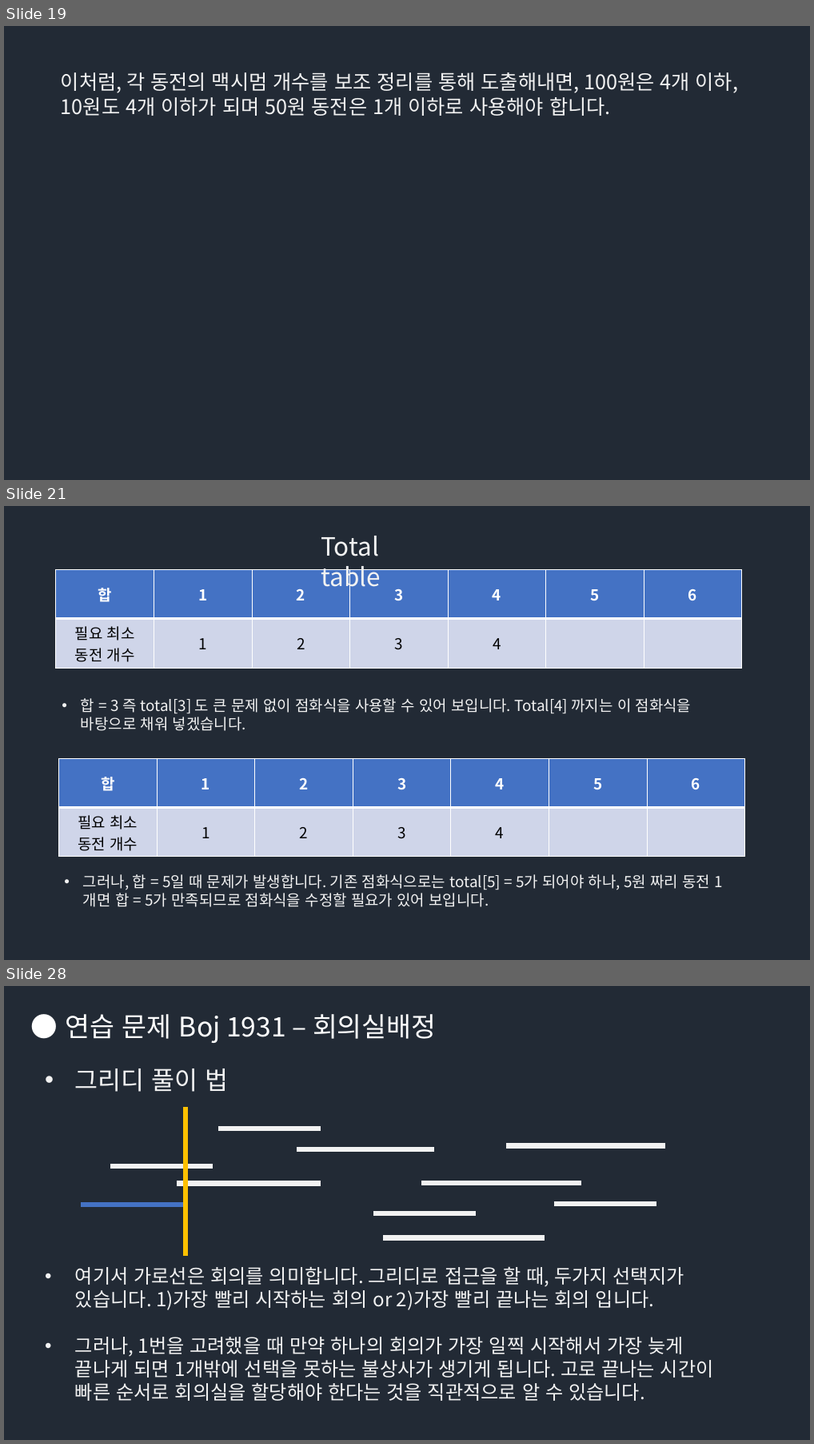
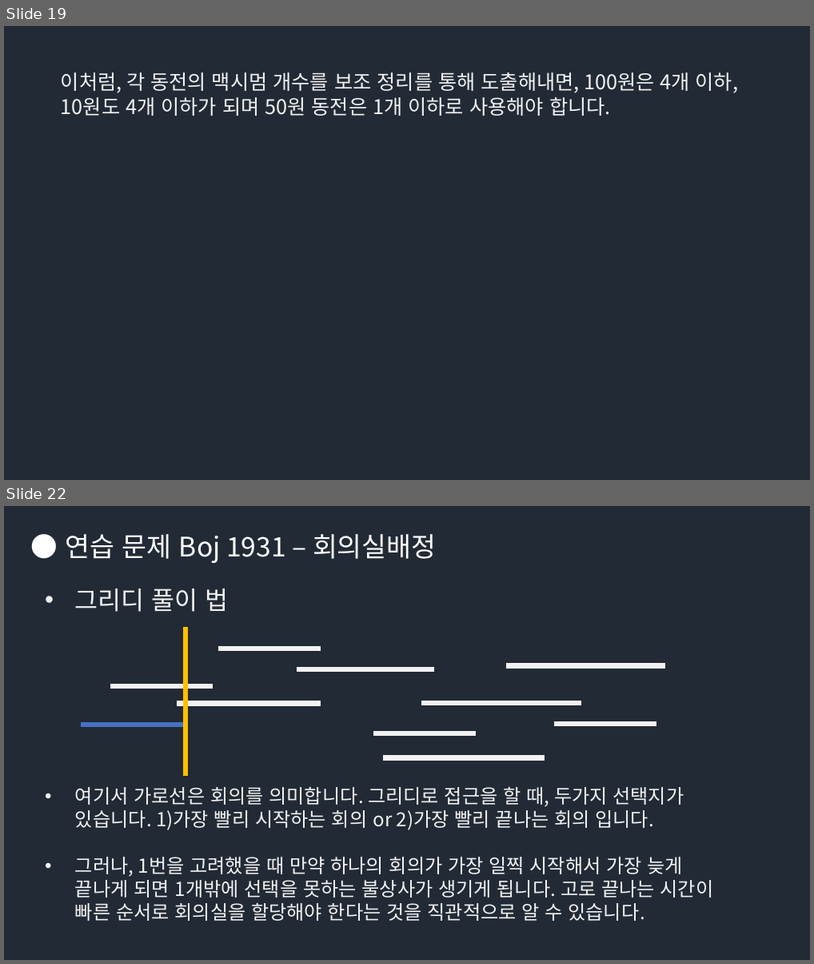
Before and after one commit to Groot-Space/Groot-space.github.io, a slide deck: assets/images/그리디/그리디.pptx. Shown one above the other, each under a label of ours: slides 19, 21 and 28 before the commit, slides 19 and 22 after it; the slides between them are not shown. The pictures are 814x1444 and 814x964 pixels, drawn with LibreOffice and Linux fonts; fonts in the diff are those of the drawing. Boxes give left, top, right and bottom in pixels: in the first picture for what was removed or moved away, otherwise in the second. Text is boxed around its words. In the diff, an @@ line names an element or a change of style, - is before the commit and + after.

```diff
--- a/assets/images/그리디/그리디.pptx
+++ b/assets/images/그리디/그리디.pptx
@@ slide 21 removed at bbox=[4, 506, 810, 960], background #222A35 @@
@@ text removed at bbox=[321, 536, 381, 593] @@
-Total table
@@ table removed at bbox=[56, 569, 742, 668], 2 rows, 7 columns @@
-합 | 1 | 2 | 3 | 4 | 5 | 6
-필요 최소 동전 개수 | 1 | 2 | 3 | 4 |  | 
@@ text removed at bbox=[81, 698, 692, 731] @@
-• 합 = 3 즉 total[3] 도 큰 문제 없이 점화식을 사용할 수 있어 보입니다. Total[4] 까지는 이 점화식을 바탕으로 채워 넣겠습니다.
@@ table removed at bbox=[59, 758, 745, 856], 2 rows, 7 columns @@
-합 | 1 | 2 | 3 | 4 | 5 | 6
-필요 최소 동전 개수 | 1 | 2 | 3 | 4 |  | 
@@ text removed at bbox=[83, 874, 710, 907] @@
-• 그러나, 합 = 5일 때 문제가 발생합니다. 기존 점화식으로는 total[5] = 5가 되어야 하나, 5원 짜리 동전 1개면 합 = 5가 만족되므로 점화식을 수정할 필요가 있어 보입니다.
@@ what was slide 28 is now slide 22 @@
```
Also in this commit, not shown: 2 slides changed, 3 slides added, 6 other slides removed.
